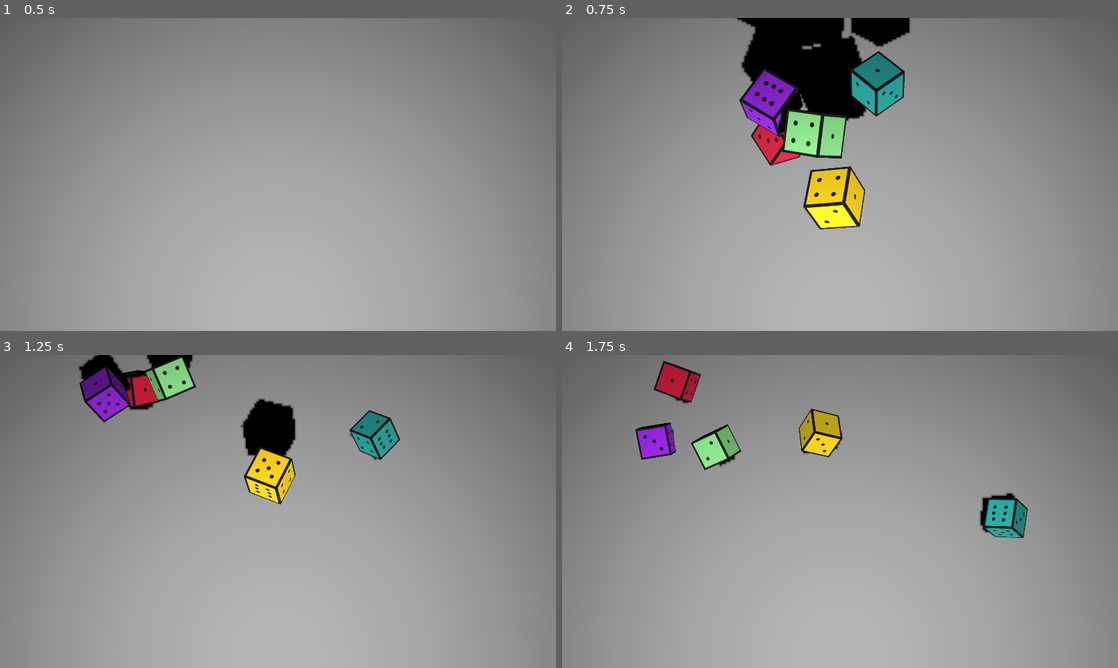
Above: before the commit, frames 1-4 (two rows, left to right).
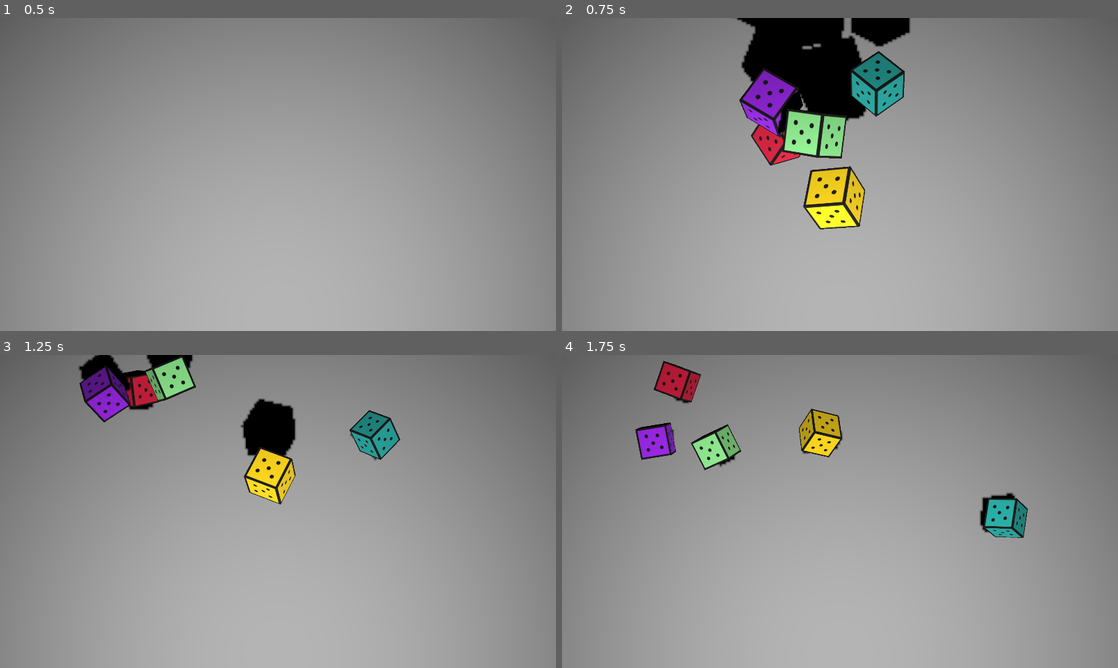
Above: after the commit, the same moments.

Repository: hulien22/bigmode-2023
Game: Godot game, scene res://scenes/combat.tscn
Two runs of this game, one before a commit and one after it. Both use one fixed random seed, a clock stepped at 60 frames per second and the inputs below.
Inputs (mouse positions are in pixels of both pictures, inside the frame that each line leads up to):
- Up to frame 1 (0.5 s): no input
- Up to frame 2 (0.75 s): click "ROLL" at 0.5 s
- Up to frame 3 (1.25 s): no input
- Up to frame 4 (1.75 s): move the mouse to (962, 495) at 1.27 s; tap Space (Launch) at 1.35 s; click (962, 495) at 1.42 s

Frame 1 is identical in both runs. In frame 2, 0.6% of the frame differs, in the area x 32-62%, y 11-68%; in frame 3, 0.3%; in frame 4, 0.3%.

Commit message:
status holders

Diff:
--- a/scenes/combat.gd
+++ b/scenes/combat.gd
@@ -76,6 +76,7 @@
 		reduce_statuses(AbilityEffect.TARGET.MONSTER)
 		# animate status changes
 	statuses_to_inflict.clear()
+	animate_status_changes()
 
 	print("player statuses:")
 	for s in statuses[0]:
@@ -129,6 +130,9 @@
 
 	state = CombatState.PLAYER_ABILITY
 	process_ability(ability_boxes[val-1].ability, false)
+
+	animate_status_changes()
+
 	# check if anyone died
 
 	var tmr = get_tree().create_timer(0.5)
@@ -138,6 +142,8 @@
 func process_monster_turn():
 	state = CombatState.MONSTER_ABILITY
 	process_ability(monster_intent, true)
+	animate_status_changes()
+
 	# check if anyone died
 
 	process_end_turn()
@@ -237,8 +243,12 @@
 			statuses[target][i].add_amount(-1)
 			# animate and wait?
 			if statuses[target][i].amount == 0:
-				statuses[target][i].free()
+#				statuses[target][i].free()
 				statuses[target].remove_at(i)
+
+func animate_status_changes():
+	$Combatscreen/Node2D/PlayerStatusHolder.update_statuses(statuses[0])
+	$Combatscreen/Node2D/MonsterStatusHolder.update_statuses(statuses[1])
 
 func compute_damage(base_dmg: int, source: AbilityEffect.TARGET, target: AbilityEffect.TARGET) -> int:
 	var dmg = base_dmg
--- a/scenes/combat.tscn
+++ b/scenes/combat.tscn
@@ -10,6 +10,7 @@
 [ext_resource type="Texture2D" uid="uid://bcjsnplk3an3m" path="res://art/icons/heart.png" id="5_ywhs2"]
 [ext_resource type="Texture2D" uid="uid://b2qdpbjqr6bdq" path="res://art/icons/shield.png" id="6_jpmv3"]
 [ext_resource type="PackedScene" uid="uid://c6lxdy6ovq4ad" path="res://scenes/ability_box.tscn" id="6_vs2ql"]
+[ext_resource type="PackedScene" uid="uid://dif8l4ujy70y3" path="res://scenes/statusholder.tscn" id="7_kw3kg"]
 [ext_resource type="FontFile" uid="uid://bncijok7osr4i" path="res://fonts/CrayonLibre.ttf" id="8_tih6j"]
 [ext_resource type="Shader" path="res://scenes/screen.gdshader" id="8_w723f"]
 [ext_resource type="PackedScene" uid="uid://x3clfwsacs1s" path="res://scenes/relic.tscn" id="10_u2m6l"]
@@ -65,6 +66,12 @@
 position = Vector2(590, -435)
 texture = ExtResource("6_jpmv3")
 
+[node name="PlayerStatusHolder" parent="Combatscreen/Node2D" instance=ExtResource("7_kw3kg")]
+position = Vector2(-793, -157)
+
+[node name="MonsterStatusHolder" parent="Combatscreen/Node2D" instance=ExtResource("7_kw3kg")]
+position = Vector2(-790, -38)
+
 [node name="RerollButton" type="Button" parent="Combatscreen"]
 offset_left = 379.0
 offset_top = 409.0
--- a/scenes/player.gd
+++ b/scenes/player.gd
@@ -21,4 +21,9 @@
 			[[1,2,6,5,3,4], Color.PURPLE],
 			[[1,2,6,5,3,4], Color.GOLD],
 			[[1,2,6,5,3,4], Color.LIGHT_GREEN]]
+	dice = [[[5,5,5,5,5,5], Color.LIGHT_SEA_GREEN],
+			[[5,5,5,5,5,5], Color.CRIMSON],
+			[[5,5,5,5,5,5], Color.PURPLE],
+			[[5,5,5,5,5,5], Color.GOLD],
+			[[5,5,5,5,5,5], Color.LIGHT_GREEN]]
 	relics = []
--- a/scenes/status.gd
+++ b/scenes/status.gd
@@ -1,4 +1,3 @@
-extends Node2D
 class_name Status
 
 var type: AbilityEffect.TYPE
@@ -18,3 +17,5 @@
 
 func as_string():
 	return str(type) + " " + str(amount)
+
+# func right click display tooltip
--- a/scenes/status.tscn
+++ /dev/null
@@ -1,6 +0,0 @@
-[gd_scene load_steps=2 format=3 uid="uid://bmqm3htxfa4fv"]
-
-[ext_resource type="Script" path="res://scenes/status.gd" id="1_k2tw4"]
-
-[node name="status" type="Node2D"]
-script = ExtResource("1_k2tw4")
--- /dev/null
+++ b/scenes/statusholder.gd
@@ -0,0 +1,62 @@
+extends Node2D
+class_name StatusHolder
+
+const STATUSOBJ_SCENE = preload("res://scenes/statusobj.tscn")
+# has idea of what statuses are there
+var cur_statuses: Array[StatusObj] = []
+var status_width: float = 90.0
+var padding: float = 10.0
+
+func update_statuses(new_statuses: Array):
+	# update our current statuses, keep track of which ones to play some kind of animation for
+	# first check if any statuses are removed
+#	print("update_statuses")
+	var need_wait:bool = false
+	var anim_time = 0.5
+	for s in cur_statuses:
+		if !contains_type(new_statuses, s.type):
+			need_wait = true
+			s.anim_remove(anim_time)
+	if need_wait:
+#		print("wait for removal")
+		var tmr = get_tree().create_timer(anim_time)
+		await tmr.timeout
+
+	# keep track of which statuses got updated and need animating on spawn
+	var needs_anim: Array[bool] = []
+	for i in new_statuses.size():
+		needs_anim.append(was_updated(new_statuses[i].type, new_statuses[i].amount))
+
+	# remove all cur status objects
+	for s in cur_statuses:
+		s.queue_free()
+	cur_statuses.clear()
+
+	need_wait = false
+	for i in new_statuses.size():
+		var obj = STATUSOBJ_SCENE.instantiate()
+		obj.init(new_statuses[i])
+		obj.position.x = i * (status_width + padding)
+		cur_statuses.append(obj)
+		add_child(obj)
+		if needs_anim[i]:
+			obj.anim_spawn(anim_time)
+			need_wait = true
+	if need_wait:
+#		print("wait for spawn")
+		var tmr = get_tree().create_timer(anim_time)
+		await tmr.timeout
+
+
+func was_updated(t: AbilityEffect.TYPE, new_amount:int) -> bool:
+	for s in cur_statuses:
+		if s.type == t:
+			return s.amount != new_amount
+	# else didn't exist before, so is new
+	return true
+
+static func contains_type(statuses: Array, t: AbilityEffect.TYPE) -> bool:
+	for s in statuses:
+		if s.type == t:
+			return true
+	return false
--- /dev/null
+++ b/scenes/statusholder.tscn
@@ -0,0 +1,6 @@
+[gd_scene load_steps=2 format=3 uid="uid://dif8l4ujy70y3"]
+
+[ext_resource type="Script" path="res://scenes/statusholder.gd" id="1_vpeqa"]
+
+[node name="statusholder" type="Node2D"]
+script = ExtResource("1_vpeqa")
--- /dev/null
+++ b/scenes/statusobj.gd
@@ -0,0 +1,32 @@
+extends Node2D
+class_name StatusObj
+
+# just the node2d representation of a status
+var type: AbilityEffect.TYPE
+var amount:int
+
+# Called when the node enters the scene tree for the first time.
+func init(s: Status):
+	type = s.type
+	amount = s.amount
+	match type:
+		AbilityEffect.TYPE.VULNERABLE:
+			$holder/Icon.frame = 13
+		AbilityEffect.TYPE.STRENGTH:
+			$holder/Icon.frame = 16
+		_:
+			$holder/Icon.frame = 10
+	$holder/Value.text = str(amount)
+
+func anim_remove(t: float):
+	var tween = get_tree().create_tween()
+	var new_posn = $holder.position
+	new_posn.y += 10
+	tween.set_parallel()
+	tween.tween_property($holder, "position", new_posn, t)
+	tween.tween_property($holder, "modulate:a", 0.0, t)
+
+func anim_spawn(t:float):
+	var tween = get_tree().create_tween()
+	$holder.scale = Vector2.ONE * 1.5
+	tween.tween_property($holder, "scale", Vector2.ONE, t)
--- /dev/null
+++ b/scenes/statusobj.tscn
@@ -0,0 +1,105 @@
+[gd_scene load_steps=21 format=3 uid="uid://bmqm3htxfa4fv"]
+
+[ext_resource type="Script" path="res://scenes/statusobj.gd" id="1_88vg2"]
+[ext_resource type="Texture2D" uid="uid://cetupre532drl" path="res://art/icons/spiral.png" id="2_y62y4"]
+[ext_resource type="Texture2D" uid="uid://coe7kceohvvpq" path="res://art/icons/die.png" id="3_c7w4s"]
+[ext_resource type="Texture2D" uid="uid://ci5w1df2gs0ln" path="res://art/icons/drop.png" id="4_apnbb"]
+[ext_resource type="Texture2D" uid="uid://d1m7gxfhks1ct" path="res://art/icons/emptyheart.png" id="5_nh1nq"]
+[ext_resource type="Texture2D" uid="uid://ba3wq01kjehki" path="res://art/icons/eye.png" id="6_4sdo7"]
+[ext_resource type="Texture2D" uid="uid://bnxxyd3r1dwl1" path="res://art/icons/fire.png" id="7_bv5yj"]
+[ext_resource type="Texture2D" uid="uid://b34pyv71hlcd5" path="res://art/icons/ghost.png" id="8_31g7u"]
+[ext_resource type="Texture2D" uid="uid://bcjsnplk3an3m" path="res://art/icons/heart.png" id="9_rtjuu"]
+[ext_resource type="Texture2D" uid="uid://bv51kfa83eupb" path="res://art/icons/lightning.png" id="10_ctten"]
+[ext_resource type="Texture2D" uid="uid://cvijxmmg1r5v4" path="res://art/icons/lock.png" id="11_3yv5h"]
+[ext_resource type="Texture2D" uid="uid://bl7k6ebjnpuwf" path="res://art/icons/question.png" id="12_gxbis"]
+[ext_resource type="Texture2D" uid="uid://b2qdpbjqr6bdq" path="res://art/icons/shield.png" id="13_megi5"]
+[ext_resource type="Texture2D" uid="uid://duxt8t00exrjk" path="res://art/icons/sleep.png" id="14_8gaom"]
+[ext_resource type="Texture2D" uid="uid://cap6ndp74ts0x" path="res://art/icons/target.png" id="15_u5tk6"]
+[ext_resource type="Texture2D" uid="uid://bjkxvjd4n0hsl" path="res://art/icons/x.png" id="16_khbrj"]
+[ext_resource type="Texture2D" uid="uid://qjwgo3m34x35" path="res://art/icons/xeye.png" id="17_0vlag"]
+[ext_resource type="Texture2D" uid="uid://cv6s4o6qwwj5b" path="res://art/icons/power.png" id="18_vklo6"]
+[ext_resource type="FontFile" uid="uid://bncijok7osr4i" path="res://fonts/CrayonLibre.ttf" id="19_vk7cy"]
+
+[sub_resource type="SpriteFrames" id="SpriteFrames_6g7fp"]
+animations = [{
+"frames": [{
+"duration": 1.0,
+"texture": ExtResource("2_y62y4")
+}, {
+"duration": 1.0,
+"texture": ExtResource("3_c7w4s")
+}, {
+"duration": 1.0,
+"texture": ExtResource("4_apnbb")
+}, {
+"duration": 1.0,
+"texture": ExtResource("5_nh1nq")
+}, {
+"duration": 1.0,
+"texture": ExtResource("6_4sdo7")
+}, {
+"duration": 1.0,
+"texture": ExtResource("7_bv5yj")
+}, {
+"duration": 1.0,
+"texture": ExtResource("8_31g7u")
+}, {
+"duration": 1.0,
+"texture": ExtResource("9_rtjuu")
+}, {
+"duration": 1.0,
+"texture": ExtResource("10_ctten")
+}, {
+"duration": 1.0,
+"texture": ExtResource("11_3yv5h")
+}, {
+"duration": 1.0,
+"texture": ExtResource("12_gxbis")
+}, {
+"duration": 1.0,
+"texture": ExtResource("13_megi5")
+}, {
+"duration": 1.0,
+"texture": ExtResource("14_8gaom")
+}, {
+"duration": 1.0,
+"texture": ExtResource("15_u5tk6")
+}, {
+"duration": 1.0,
+"texture": ExtResource("16_khbrj")
+}, {
+"duration": 1.0,
+"texture": ExtResource("17_0vlag")
+}, {
+"duration": 1.0,
+"texture": ExtResource("18_vklo6")
+}],
+"loop": true,
+"name": &"default",
+"speed": 5.0
+}]
+
+[node name="status" type="Node2D"]
+script = ExtResource("1_88vg2")
+
+[node name="holder" type="Node2D" parent="."]
+
+[node name="Icon" type="AnimatedSprite2D" parent="holder"]
+sprite_frames = SubResource("SpriteFrames_6g7fp")
+
+[node name="Value" type="Label" parent="holder"]
+modulate = Color(0.0431373, 0.0431373, 0.0431373, 1)
+offset_left = 32.0
+offset_top = -26.0
+offset_right = 180.0
+offset_bottom = 26.0
+theme_override_fonts/font = ExtResource("19_vk7cy")
+theme_override_font_sizes/font_size = 42
+text = "10"
+
+[node name="ColorRect" type="ColorRect" parent="holder"]
+visible = false
+offset_left = -32.0
+offset_top = -35.0
+offset_right = 55.0
+offset_bottom = 35.0
Binary file added: art/icons/power.png
Not shown, added: art/icons/power.png.import
Not shown: 1 places in scenes/combat.tscn that only renumber resources
Not shown, added: art/icons/icons.kra-autosave.kra
